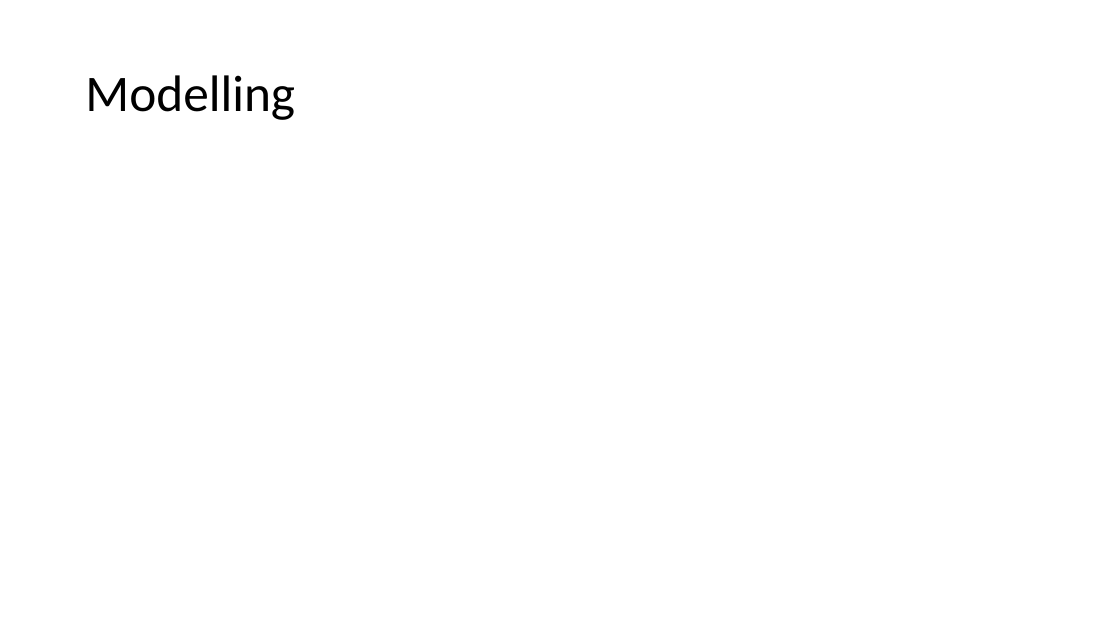
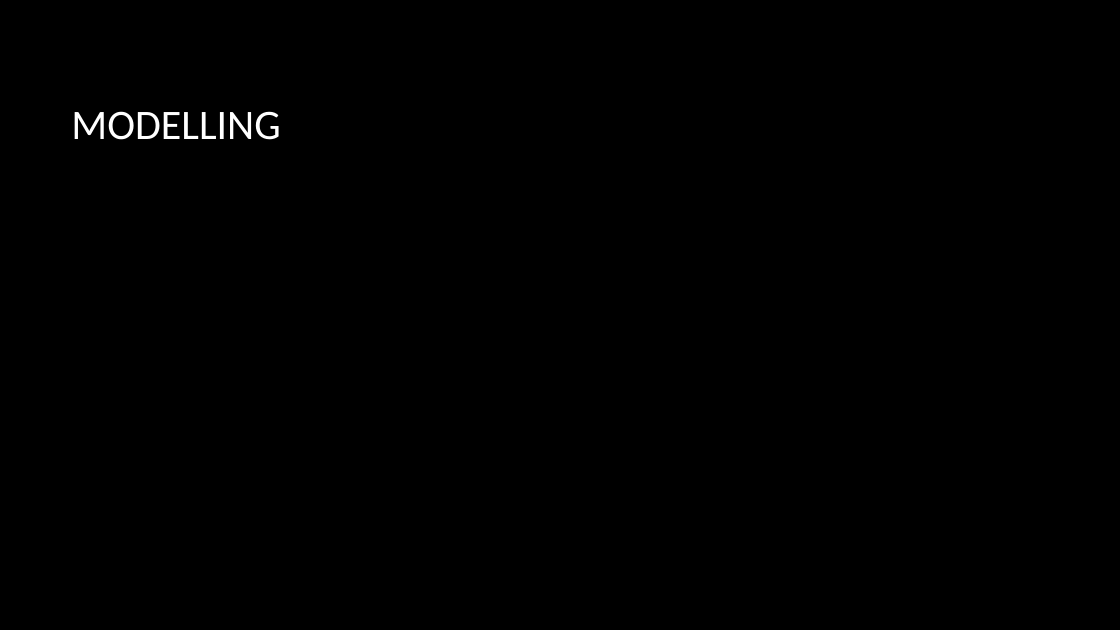
Before and after one commit to Koliber216/DontGetKicked-ML-Classification, a slide deck: slide 5 of prezka.pptx. Drawn at 1120x630 pixels with LibreOffice and Linux fonts; fonts in the diff are those of the drawing; background and template pictures are left out. Boxes give left, top, right and bottom in pixels: in the first picture for what was removed or moved away, otherwise in the second. Text is boxed around its words. In the diff, an @@ line names an element or a change of style, - is before the commit and + after.

```diff
--- a/prezka.pptx
+++ b/prezka.pptx
@@ background #FFFFFF to picture (left out) @@
@@ title at <box>71,111,280,140</box>: text changed; size 44 to 36 pt; text colour #000000 to #FFFFFF @@
-Modelling
+MODELLING
```
Also in this commit, not shown: 6 other slides changed, 3 slides added, 2 slides removed, 2 other files.
